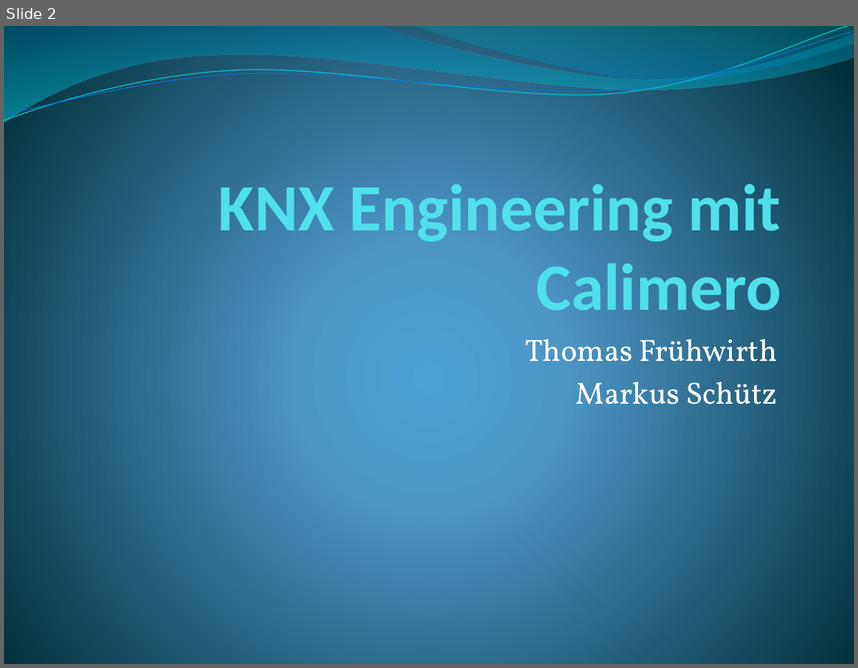
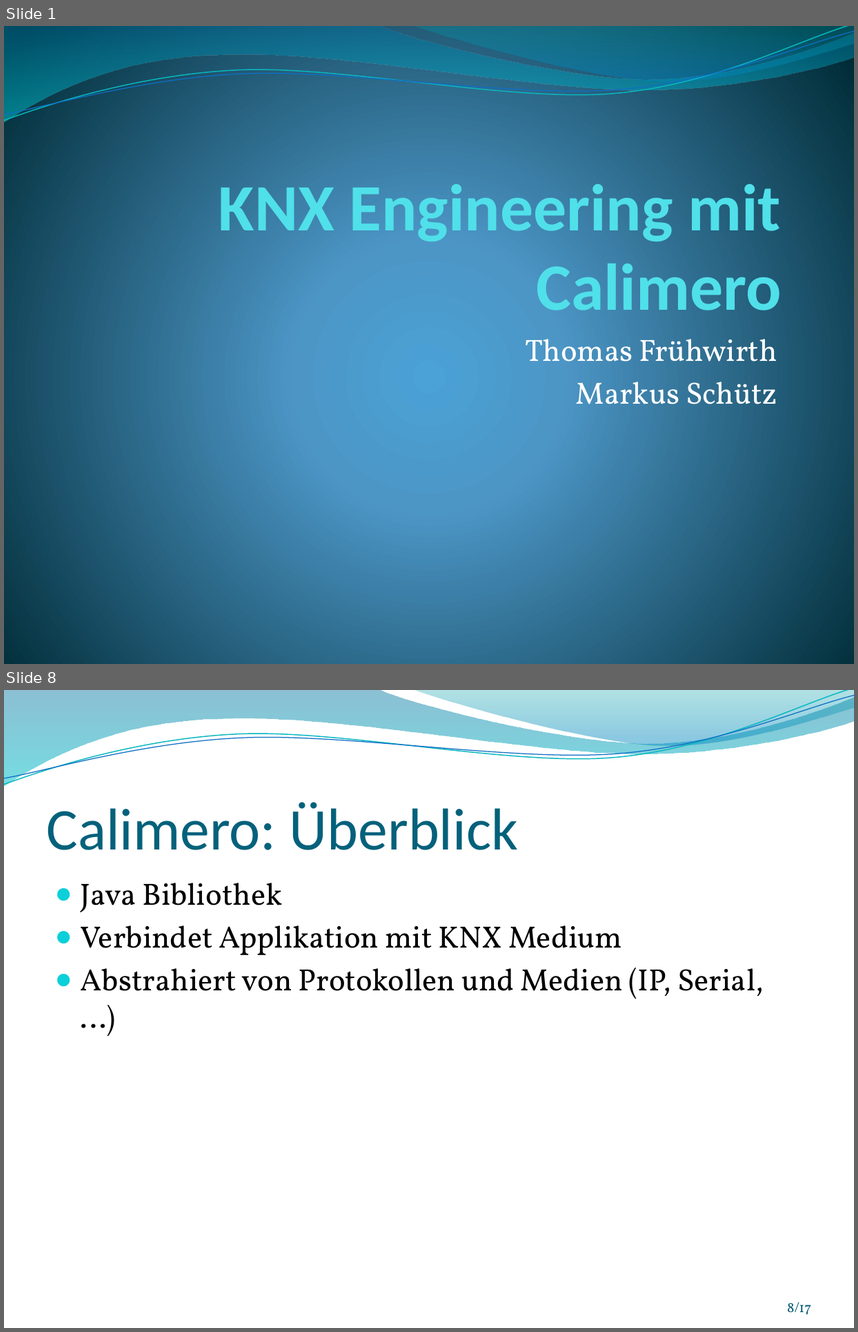
Before and after one commit to thomasfruehwirth/HBA, a slide deck: Praesentation/HBA_KNX_Frueh.pptx. Shown one above the other, each under a label of ours: slide 2 before the commit, slides 1 and 8 after it; the slides between them are not shown. The pictures are 858x668 and 858x1332 pixels, drawn with LibreOffice and Linux fonts; fonts in the diff are those of the drawing; background and template pictures are left out. Boxes give left, top, right and bottom in pixels: in the first picture for what was removed or moved away, otherwise in the second. Text is boxed around its words. In the diff, an @@ line names an element or a change of style, - is before the commit and + after.

```diff
--- a/Praesentation/HBA_KNX_Frueh.pptx
+++ b/Praesentation/HBA_KNX_Frueh.pptx
@@ slide 8 added at (4,690,854,1328), background picture (left out); not listed: 4 template elements that a slide beside it also shows @@
@@ title added at (47,802,518,850), 50 pt, text #04617B @@
+Calimero: Überblick
@@ text added at (81,883,764,998), 26 pt, text #000000 @@
+● Java Bibliothek
+● Verbindet Applikation mit KNX Medium
+● Abstrahiert von Protokollen und Medien (IP, Serial, …)
@@ page number added at (787,1301,811,1314), 12 pt, text #045D75 @@
+8/17
@@ what was slide 2 is now slide 1 @@
```
Also in this commit, not shown: 7 slides changed, 8 other slides added, 3 slides removed, 43 other files.
